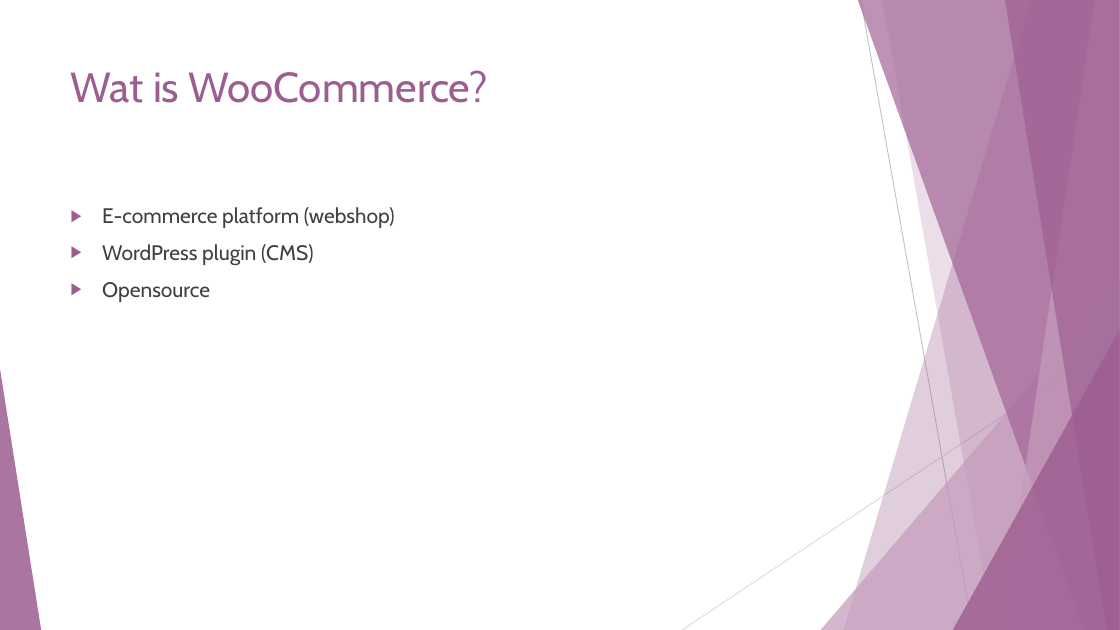
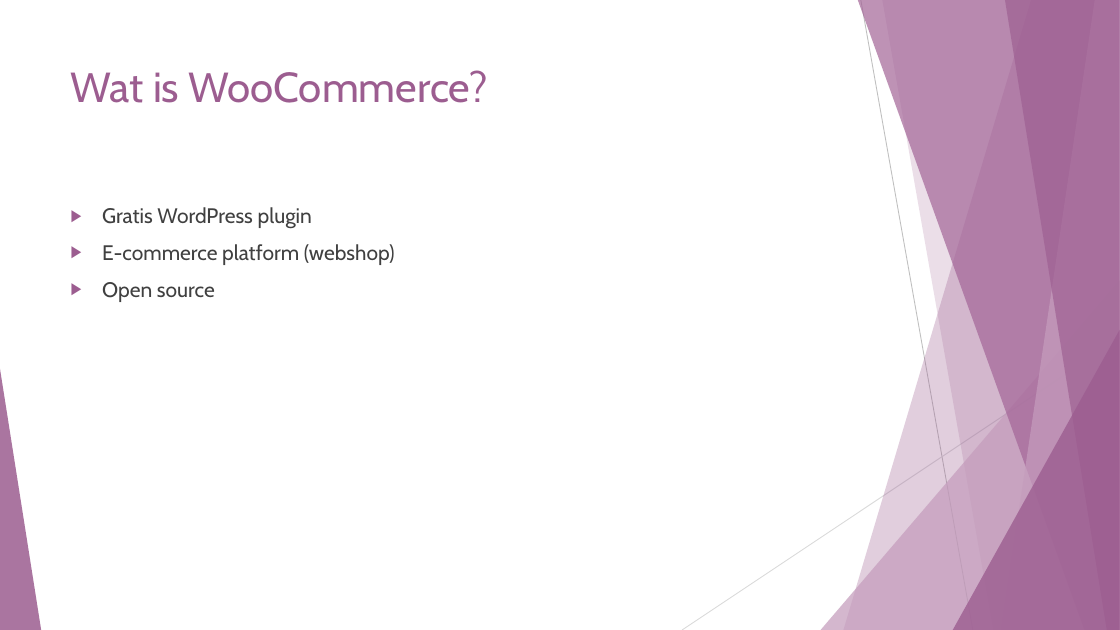
Before and after one commit to SarahJehin/WebResearch, a slide deck: slide 3 of new_technology/Wordpress - WooCommerce.pptx. Drawn at 1120x630 pixels with LibreOffice and Linux fonts; fonts in the diff are those of the drawing. Boxes give left, top, right and bottom in pixels: in the first picture for what was removed or moved away, otherwise in the second. Text is boxed around its words. In the diff, an @@ line names an element or a change of style, - is before the commit and + after.

```diff
--- a/new_technology/Wordpress - WooCommerce.pptx
+++ b/new_technology/Wordpress - WooCommerce.pptx
@@ text at [102,207,312,229]: paragraph added @@
+▶ Gratis WordPress plugin
@@ text at [102,282,215,302]: text changed @@
-▶ WordPress plugin (CMS)
-▶ Opensource
+▶ Open source
```
Also in this commit, not shown: 13 other slides changed, 7 slides added, 8 slides removed, 40 other files.
